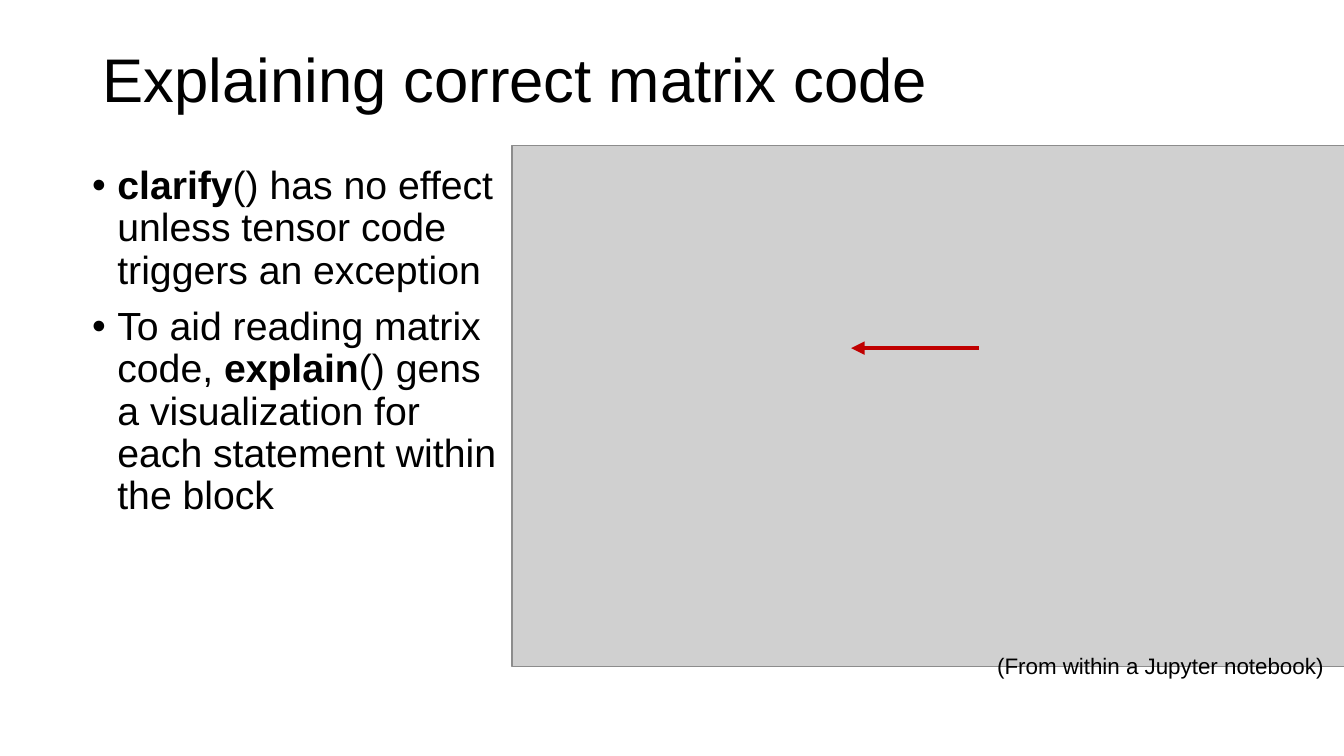
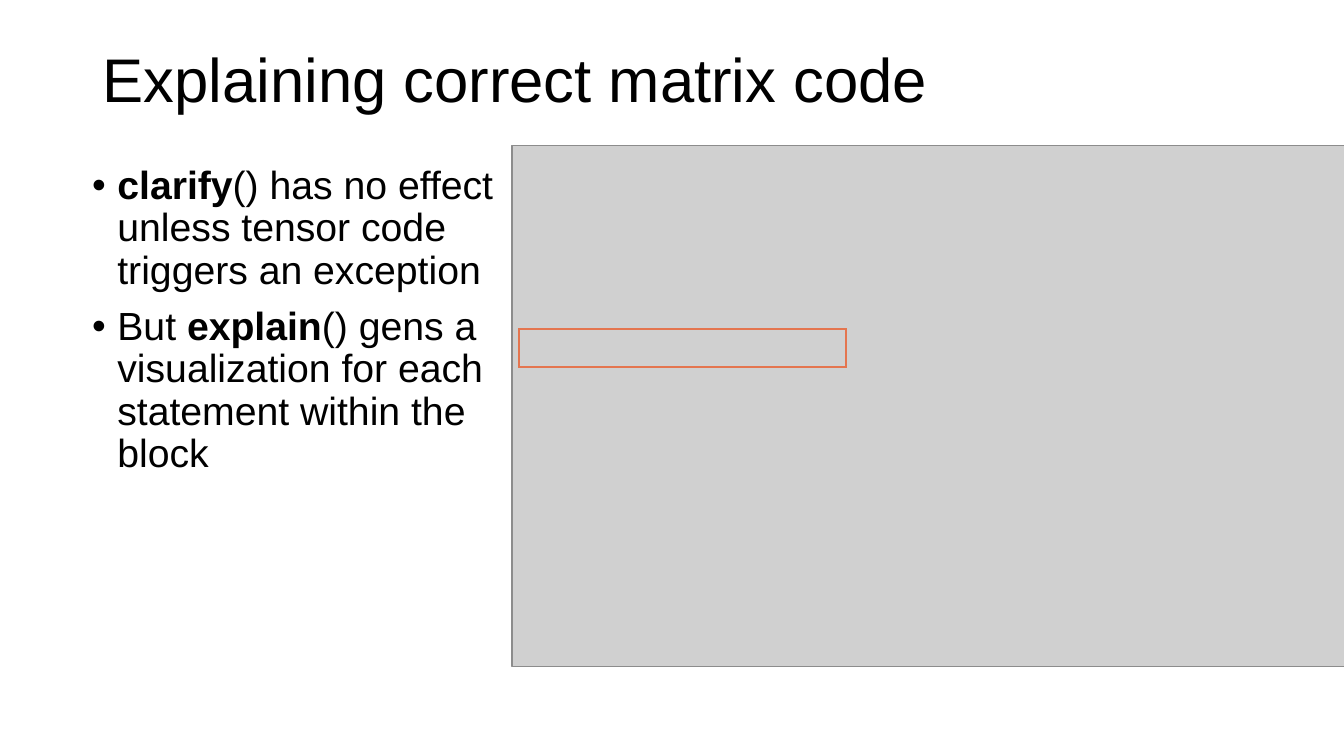
Before and after one commit to parrt/tensor-sensor, a slide deck: slide 10 of talks/tensor-sensor.pptx (slide 26 before the commit). Drawn at 1344x756 pixels with LibreOffice and Linux fonts; fonts in the diff are those of the drawing; grey boxes stand for pictures; background and template pictures are left out. Boxes give left, top, right and bottom in pixels: in the first picture for what was removed or moved away, otherwise in the second. Text is boxed around its words. In the diff, an @@ line names an element or a change of style, - is before the commit and + after.

```diff
--- a/talks/tensor-sensor.pptx
+++ b/talks/tensor-sensor.pptx
@@ text at box(117, 311, 483, 468): text changed @@
-• To aid reading matrix code, explain() gens a visualization for each statement within the block
+• But explain() gens a visualization for each statement within the block
@@ rectangle added at box(519, 329, 847, 367), outline #E4754F 1.5 pt @@
@@ arrow removed from (979, 348) to (851, 348) @@
@@ text removed at box(997, 657, 1323, 680) @@
-(From within a Jupyter notebook)
```
Also in this commit, not shown: 12 other slides changed, 3 slides added, 11 slides removed, 3 other files.
